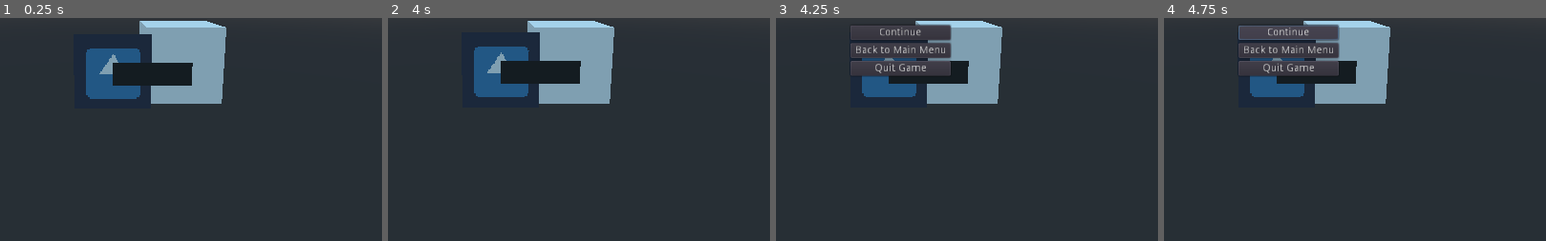
Above: before the commit, frames 1-4 (left to right).
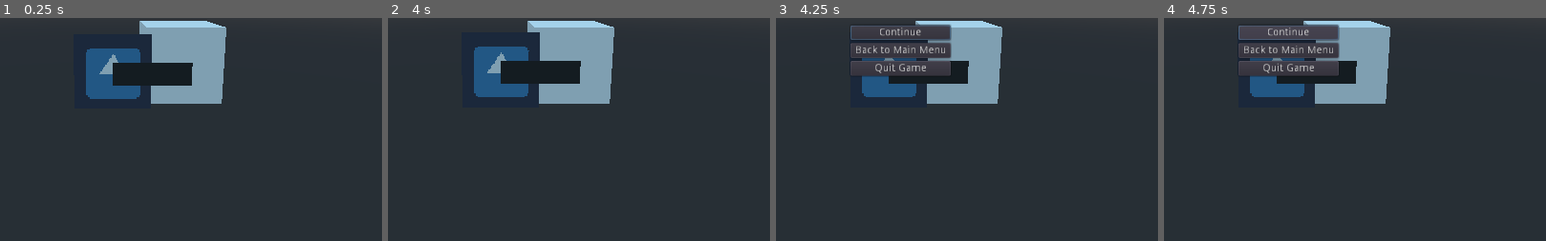
Above: after the commit, the same moments.

Repository: g-hi3/newbies-game-jam-2022-1
Game: Godot game, scene res://Main.tscn
Same seed, same stepped clock (60 frames per second), same inputs: the game is played once before the commit and once after it. The engine's default icon, where the game draws it, is replaced by a stand-in: a white triangle on a blue panel in a dark square.
Inputs (mouse positions are % of the whole screen's width and height, from its top left):
- Up to frame 1 (0.25 s): no input
- Up to frame 2 (4 s): move the mouse to (72, 45) at 0.52 s; press the mouse at (72, 45) at 0.53 s; hold D 0.53-1.28 s; tap Enter at 1.25, 2.75 s; move the mouse to (30, 55) at 1.27 s; release the mouse at (30, 55) at 1.28 s; hold S 1.28-2.03 s; click (30, 55) at 1.35 s; tap Space at 2, 3.5 s; move the mouse to (60, 28) at 2.02 s; press the mouse at (60, 28) at 2.03 s; hold D 2.03-2.78 s; move the mouse to (45, 70) at 2.77 s; release the mouse at (45, 70) at 2.78 s; hold W 2.78-3.53 s; click (45, 70) at 2.85 s; move the mouse to (80, 65) at 3.52 s; press the mouse at (80, 65) at 3.53 s; hold A from 3.53 s (still down)
- Up to frame 3 (4.25 s): keep holding A; tap Escape at 4.15 s
- Up to frame 4 (4.75 s): release A at 4.25 s; release the mouse at (80, 65) at 4.25 s; click "Continue" at 4.25 s
The pictures show only the part of the screen within x 35-85%, y 43-93%; the shares and areas given below are measured in that part.

Frames 1-2 are identical in both runs. In frame 3, 0.1% of the frame differs, in the area x 19-46%, y 3-10%; in frame 4, nothing differs.
Error in both runs: Invalid get index 'is_paused' (on base: 'null instance'). (res://PlayerInput.gd:14)

Commit message:
grabbing focus when opening the pause menu so the player can navigate with keyboard and controller

Diff:
--- a/PauseMenuController.gd
+++ b/PauseMenuController.gd
@@ -4,6 +4,7 @@
 
 func _ready():
 	pause_singleton = get_tree().root.get_child(0).get_node("PauseSingleton")
+	get_node("VBoxContainer/Continue Button").grab_focus()
 
 func _on_Continue_Button_pressed():
 	pause_singleton.is_paused = false
